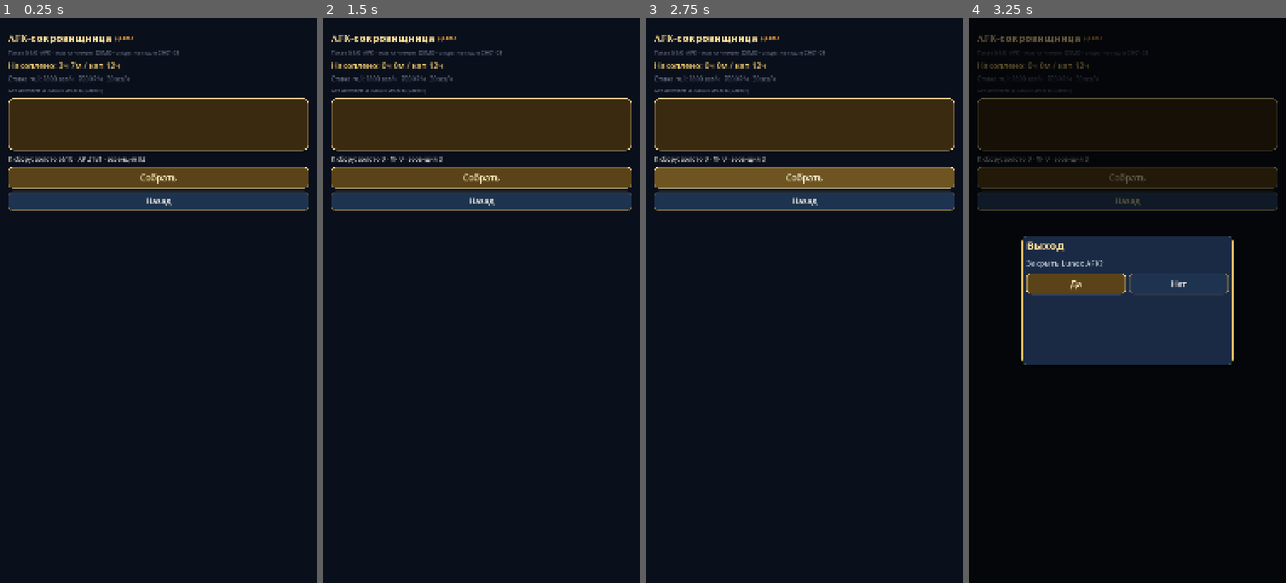
Above: before the commit, frames 1-4 (left to right).
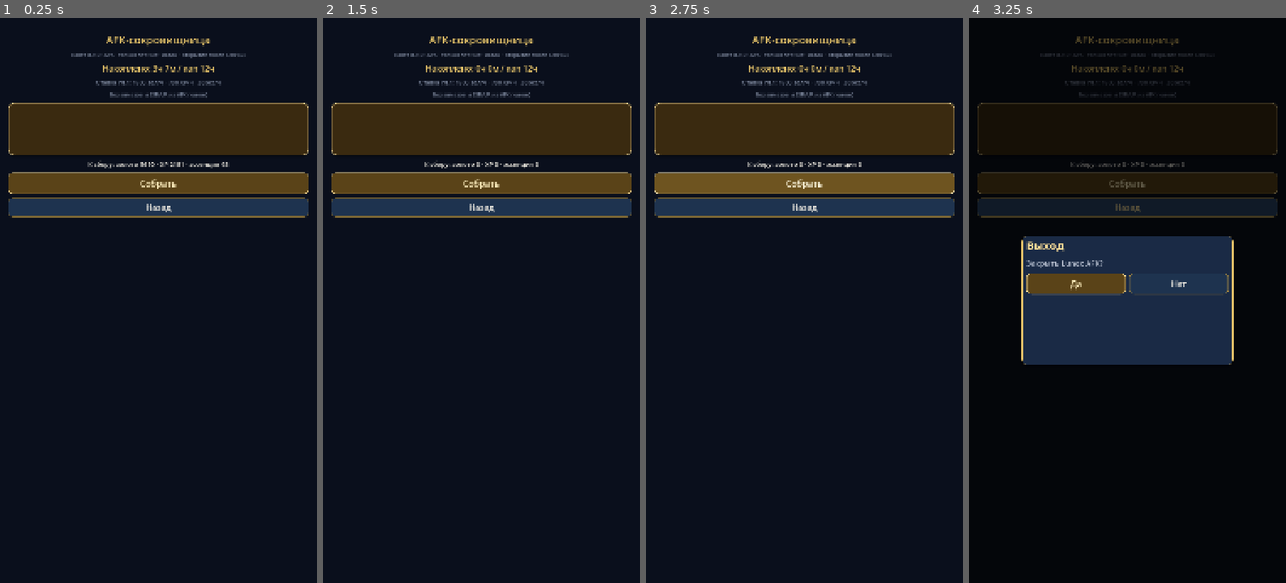
Above: after the commit, the same moments.

Repository: maillunex-lang/number5
Game: Godot game, scene res://scenes/features/afk_rewards.tscn
The game is run twice, just before and just after one commit, with the same random seed, the same clock (stepped at 60 frames per second) and the same inputs. This scene is started directly instead of the project's main scene.
Inputs:
- Up to frame 1 (0.25 s): no input
- Up to frame 2 (1.5 s): click "Собрать" at 0.5 s; click "Понятно" at 1.25 s
- Up to frame 3 (2.75 s): click "Собрать" at 2 s
- Up to frame 4 (3.25 s): click "Назад" at 2.75 s

The runs differ from the first frame. In frame 1, 9.1% of the frame differs, in the area x 2-98%, y 3-36%; in frame 2, 8.9%; in frame 3, 8.9%; in frame 4, 6.0%.

Commit message:
UI-VISUAL wave8: Mail/Shop/AFK Theme chrome + ListHost
Move online feature chrome into .tscn (tabs/list hosts, AFK chest,
shop banner). Keep claim/buy/AFK API flows unchanged.

Co-authored-by: maillunex-lang <maillunex-lang@users.noreply.github.com>

Diff:
--- a/scenes/features/afk_rewards.gd
+++ b/scenes/features/afk_rewards.gd
@@ -1,19 +1,46 @@
 extends Control
-## HUB-02: AFK. Online → CORE-01 /afk; иначе локальный демо-расчёт.
+## HUB-02: chrome в .tscn; статус/claim API без изменений.
 
 var _payload: Dictionary = {}
 var _busy: bool = false
 var _online_status: Dictionary = {}
+var _nav_bound: bool = false
+var _can_claim: bool = false
+var _gold_amt: int = 0
+var _xp_amt: int = 0
+var _ess_amt: int = 0
+
+@onready var _title: Label = $Safe/Scroll/VBox/Title
+@onready var _subtitle: Label = $Safe/Scroll/VBox/Subtitle
+@onready var _accum: Label = $Safe/Scroll/VBox/AccumLabel
+@onready var _rates: Label = $Safe/Scroll/VBox/RatesLabel
+@onready var _chest: Panel = $Safe/Scroll/VBox/Chest
+@onready var _summary: Label = $Safe/Scroll/VBox/SummaryLabel
+@onready var _collect: Button = $Safe/Scroll/VBox/CollectBtn
+@onready var _back: Button = $Safe/Scroll/VBox/BackBtn
 
 func setup(payload: Dictionary = {}) -> void:
 	_payload = payload
 
 func _ready() -> void:
+	_bind_nav()
+	_style_chest()
 	if ApiClient.online:
 		var res := await ApiClient.afk_status()
 		if res.get("ok", false):
 			_online_status = res.get("data", {})
 	_rebuild()
+
+func _bind_nav() -> void:
+	if _nav_bound:
+		return
+	_nav_bound = true
+	_collect.pressed.connect(_on_collect)
+	_back.pressed.connect(func(): ScreenRouter.handle_back())
+
+func _style_chest() -> void:
+	if _chest:
+		_chest.add_theme_stylebox_override("panel", UIFactory.panel_style(Color("3A2A10"), LunexColors.GOLD_BRIGHT, 20, 3))
 
 func _afk_cfg() -> Dictionary:
 	var live: Dictionary = ContentPackageLoader.liveops.get("afk", {})
@@ -22,23 +49,21 @@
 	return ContentPackageLoader.features.get("afk", {})
 
 func _rebuild() -> void:
-	var root := $Safe/Scroll/VBox
-	for c in root.get_children():
-		c.queue_free()
 	var afk := _afk_cfg()
 	var unlock := str(afk.get("unlock_stage", "CH01-03"))
 	var mode := "ONLINE · CORE-01" if ApiClient.online and not _online_status.is_empty() else "DEMO"
+	_title.text = ContentPackageLoader.tr_key("afk.title", "AFK-сокровищница")
+	_subtitle.text = "%s · %s · открытие после %s" % [ContentPackageLoader.package_label(), mode, unlock]
 
-	root.add_child(UIFactory.section_header(ContentPackageLoader.tr_key("afk.title", "AFK-сокровищница")))
-	root.add_child(UIFactory.muted("%s · %s · открытие после %s" % [ContentPackageLoader.package_label(), mode, unlock], 18))
-
-	var gold_amt := 0
-	var xp_amt := 0
-	var ess_amt := 0
+	_gold_amt = 0
+	_xp_amt = 0
+	_ess_amt = 0
 	var h := 0
 	var m := 0
 	var cap_h := int(afk.get("cap_hours", 12))
-	var can_claim := false
+	_can_claim = false
+	_rates.visible = false
+	_rates.text = ""
 
 	if ApiClient.online and not _online_status.is_empty():
 		var sec := int(_online_status.get("accumulated_sec", 0))
@@ -47,11 +72,10 @@
 		m = (sec % 3600) / 60
 		cap_h = maxi(1, cap / 3600)
 		var preview: Dictionary = _online_status.get("preview", {})
-		gold_amt = int(preview.get("gold", 0))
-		xp_amt = int(preview.get("hero_xp", 0))
-		ess_amt = int(preview.get("essence", 0))
-		can_claim = bool(_online_status.get("can_claim", false))
-		root.add_child(UIFactory.label("Накоплено: %dч %dм / кап %dч" % [h, m, cap_h], 28, LunexColors.GOLD))
+		_gold_amt = int(preview.get("gold", 0))
+		_xp_amt = int(preview.get("hero_xp", 0))
+		_ess_amt = int(preview.get("essence", 0))
+		_can_claim = bool(_online_status.get("can_claim", false))
 	else:
 		var rates: Array = afk.get("rates_by_chapter", [])
 		var ch1: Dictionary = rates[0] if rates.size() > 0 else {}
@@ -62,28 +86,17 @@
 		h = sec / 3600
 		m = (sec % 3600) / 60
 		var hours := float(sec) / 3600.0
-		gold_amt = int(floor(gold_h * hours))
-		xp_amt = int(floor(xp_h * hours))
-		ess_amt = int(floor(ess_h * hours))
-		can_claim = sec > 0
-		root.add_child(UIFactory.label("Накоплено: %dч %dм / кап %dч" % [h, m, cap_h], 28, LunexColors.GOLD))
-		root.add_child(UIFactory.muted("Ставка гл.1: %d зол/ч · %d XP/ч · %d эсс/ч" % [gold_h, xp_h, ess_h], 20))
+		_gold_amt = int(floor(gold_h * hours))
+		_xp_amt = int(floor(xp_h * hours))
+		_ess_amt = int(floor(ess_h * hours))
+		_can_claim = sec > 0
+		_rates.visible = true
+		_rates.text = "Ставка гл.1: %d зол/ч · %d XP/ч · %d эсс/ч" % [gold_h, xp_h, ess_h]
 
-	root.add_child(UIFactory.muted("Без алмазов и SSR/UR из AFK (канон)", 18))
-	var chest := Panel.new()
-	chest.custom_minimum_size = Vector2(0, 180)
-	chest.add_theme_stylebox_override("panel", UIFactory.panel_style(Color("3A2A10"), LunexColors.GOLD_BRIGHT, 20, 3))
-	root.add_child(chest)
-	root.add_child(UIFactory.label("К сбору: золото %d · XP %d · эссенция %d" % [gold_amt, xp_amt, ess_amt], 22))
+	_accum.text = "Накоплено: %dч %dм / кап %dч" % [h, m, cap_h]
+	_summary.text = "К сбору: золото %d · XP %d · эссенция %d" % [_gold_amt, _xp_amt, _ess_amt]
 
-	var collect := UIFactory.gold_button("Собрать")
-	collect.pressed.connect(func(): _collect(can_claim, gold_amt, xp_amt, ess_amt))
-	root.add_child(collect)
-	var back := UIFactory.fantasy_button("Назад")
-	back.pressed.connect(func(): ScreenRouter.handle_back())
-	root.add_child(back)
-
-func _collect(can_claim: bool, gold_amt: int, xp_amt: int, ess_amt: int) -> void:
+func _on_collect() -> void:
 	if _busy:
 		return
 	_busy = true
@@ -104,16 +117,16 @@
 			_busy = false
 			return
 		NotificationManager.warn("AFK online недоступен · демо")
-	if not can_claim:
+	if not _can_claim:
 		NotificationManager.info("Пока нечего собирать")
 		_busy = false
 		return
-	AppState.add_demo_rewards(gold_amt, 0)
+	AppState.add_demo_rewards(_gold_amt, 0)
 	DemoData.afk_seconds_accumulated = 0
 	ModalManager.push_rewards("AFK-награды (DEMO)", [
-		"Золото ×%d" % gold_amt,
-		"Опыт героя ×%d" % xp_amt,
-		"Эссенция ×%d" % ess_amt,
+		"Золото ×%d" % _gold_amt,
+		"Опыт героя ×%d" % _xp_amt,
+		"Эссенция ×%d" % _ess_amt,
 	])
 	_rebuild()
 	_busy = false
--- a/scenes/features/afk_rewards.tscn
+++ b/scenes/features/afk_rewards.tscn
@@ -1,4 +1,4 @@
-[gd_scene load_steps=2 format=3]
+[gd_scene load_steps=2 format=3 uid="uid://lunexafkrewards"]
 
 [ext_resource type="Script" path="res://scenes/features/afk_rewards.gd" id="1"]
 
@@ -29,9 +29,74 @@
 
 [node name="Scroll" type="ScrollContainer" parent="Safe"]
 layout_mode = 2
+size_flags_vertical = 3
 horizontal_scroll_mode = 0
 
 [node name="VBox" type="VBoxContainer" parent="Safe/Scroll"]
 layout_mode = 2
 size_flags_horizontal = 3
-theme_override_constants/separation = 12
+theme_override_constants/separation = 14
+
+[node name="Title" type="Label" parent="Safe/Scroll/VBox"]
+layout_mode = 2
+theme_override_colors/font_color = Color(0.909804, 0.772549, 0.415686, 1)
+theme_override_font_sizes/font_size = 36
+text = "AFK-сокровищница"
+horizontal_alignment = 1
+
+[node name="Subtitle" type="Label" parent="Safe/Scroll/VBox"]
+layout_mode = 2
+theme_override_colors/font_color = Color(0.478431, 0.517647, 0.6, 1)
+theme_override_font_sizes/font_size = 18
+text = "Пакет · режим · unlock"
+horizontal_alignment = 1
+autowrap_mode = 3
+
+[node name="AccumLabel" type="Label" parent="Safe/Scroll/VBox"]
+layout_mode = 2
+theme_override_colors/font_color = Color(0.909804, 0.772549, 0.415686, 1)
+theme_override_font_sizes/font_size = 28
+text = "Накоплено: 0ч 0м / кап 12ч"
+horizontal_alignment = 1
+autowrap_mode = 3
+
+[node name="RatesLabel" type="Label" parent="Safe/Scroll/VBox"]
+visible = false
+layout_mode = 2
+theme_override_colors/font_color = Color(0.478431, 0.517647, 0.6, 1)
+theme_override_font_sizes/font_size = 20
+text = ""
+horizontal_alignment = 1
+autowrap_mode = 3
+
+[node name="CanonLabel" type="Label" parent="Safe/Scroll/VBox"]
+layout_mode = 2
+theme_override_colors/font_color = Color(0.478431, 0.517647, 0.6, 1)
+theme_override_font_sizes/font_size = 18
+text = "Без алмазов и SSR/UR из AFK (канон)"
+horizontal_alignment = 1
+autowrap_mode = 3
+
+[node name="Chest" type="Panel" parent="Safe/Scroll/VBox"]
+custom_minimum_size = Vector2(0, 180)
+layout_mode = 2
+theme_type_variation = &"GamePanel"
+
+[node name="SummaryLabel" type="Label" parent="Safe/Scroll/VBox"]
+layout_mode = 2
+theme_override_font_sizes/font_size = 22
+text = "К сбору: золото 0 · XP 0 · эссенция 0"
+horizontal_alignment = 1
+autowrap_mode = 3
+
+[node name="CollectBtn" type="Button" parent="Safe/Scroll/VBox"]
+custom_minimum_size = Vector2(0, 72)
+layout_mode = 2
+theme_type_variation = &"GoldButton"
+text = "Собрать"
+
+[node name="BackBtn" type="Button" parent="Safe/Scroll/VBox"]
+custom_minimum_size = Vector2(0, 64)
+layout_mode = 2
+theme_type_variation = &"GameButton"
+text = "Назад"
--- a/scenes/features/mail.gd
+++ b/scenes/features/mail.gd
@@ -1,18 +1,34 @@
 extends Control
-## SOCIAL-04: почта. Online → CORE-01 /mail; иначе demo_inbox.
+## SOCIAL-04: chrome в .tscn; ListHost — MailItem; claim API без изменений.
 
 var _payload: Dictionary = {}
 var _filter: String = "all"
 var _busy: bool = false
 var _messages: Array = []
 var _from_server: bool = false
+var _nav_bound: bool = false
+
+@onready var _title: Label = $Safe/Scroll/VBox/Title
+@onready var _subtitle: Label = $Safe/Scroll/VBox/Subtitle
+@onready var _tabs: HBoxContainer = $Safe/Scroll/VBox/TabsHost
+@onready var _list: VBoxContainer = $Safe/Scroll/VBox/ListHost
+@onready var _claim_all: Button = $Safe/Scroll/VBox/ClaimAllBtn
+@onready var _back: Button = $Safe/Scroll/VBox/BackBtn
 
 func setup(payload: Dictionary = {}) -> void:
 	_payload = payload
 
 func _ready() -> void:
+	_bind_nav()
 	await _load_inbox()
 	_rebuild()
+
+func _bind_nav() -> void:
+	if _nav_bound:
+		return
+	_nav_bound = true
+	_claim_all.pressed.connect(_claim_all_pressed)
+	_back.pressed.connect(func(): ScreenRouter.handle_back())
 
 func _pack() -> Dictionary:
 	return ContentPackageLoader.mail_pack
@@ -31,31 +47,30 @@
 		_messages.append(m_raw)
 
 func _rebuild() -> void:
-	var root := $Safe/Scroll/VBox
-	for c in root.get_children():
-		c.queue_free()
 	var pack := _pack()
 	var mode := "ONLINE" if _from_server else "DEMO"
-	root.add_child(UIFactory.section_header(ContentPackageLoader.tr_key("mail.title", "Почта")))
-	root.add_child(UIFactory.muted("%s · %s · %s" % [
+	_title.text = ContentPackageLoader.tr_key("mail.title", "Почта")
+	_subtitle.text = "%s · %s · %s" % [
 		ContentPackageLoader.package_label(),
 		mode,
 		str(pack.get("disclaimer", ContentPackageLoader.tr_key("meta.demo", "DEMO"))),
-	], 18))
-	root.add_child(UIFactory.muted("Не переписка игроков · чтение ≠ claim", 16))
-
-	var tabs := UIFactory.hbox(8)
-	root.add_child(tabs)
+	]
+	for c in _tabs.get_children():
+		c.queue_free()
 	for t in [["all", "Все"], ["reward", "Награды"], ["system", "Система"]]:
-		var b := UIFactory.fantasy_button(t[1])
+		var b := Button.new()
+		b.text = t[1]
 		b.custom_minimum_size = Vector2(140, 44)
+		b.theme_type_variation = &"GameButton"
 		var key: String = t[0]
 		b.pressed.connect(func():
 			_filter = key
 			_rebuild()
 		)
-		tabs.add_child(b)
+		_tabs.add_child(b)
 
+	for c in _list.get_children():
+		c.queue_free()
 	var shown := 0
 	var item_scene: PackedScene = load("res://scenes/ui/components/mail_item.tscn")
 	for m_raw in _messages:
@@ -74,18 +89,15 @@
 			parts.append("%s×%s" % [str(a.get("resource_id", "")), str(a.get("amount", 0))])
 		var mid := str(m.get("id", ""))
 		item.claim_pressed.connect(func(_id): _claim_one(mid, parts))
-		root.add_child(item)
+		_list.add_child(item)
 
 	if shown == 0:
-		root.add_child(UIFactory.muted("Пусто", 20))
-
-	var claim_all := UIFactory.fantasy_button("Забрать всё")
-	claim_all.pressed.connect(_claim_all)
-	root.add_child(claim_all)
-
-	var back := UIFactory.fantasy_button("Назад")
-	back.pressed.connect(func(): ScreenRouter.handle_back())
-	root.add_child(back)
+		var empty := Label.new()
+		empty.text = "Пусто"
+		empty.add_theme_font_size_override("font_size", 20)
+		empty.add_theme_color_override("font_color", LunexColors.TEXT_MUTED)
+		empty.horizontal_alignment = HORIZONTAL_ALIGNMENT_CENTER
+		_list.add_child(empty)
 
 func _claim_one(mail_id: String, parts: PackedStringArray) -> void:
 	if _busy:
@@ -110,7 +122,7 @@
 	ModalManager.push_rewards("Почта (DEMO)", parts)
 	_busy = false
 
-func _claim_all() -> void:
+func _claim_all_pressed() -> void:
 	if _busy:
 		return
 	_busy = true
--- a/scenes/features/mail.tscn
+++ b/scenes/features/mail.tscn
@@ -1,4 +1,4 @@
-[gd_scene load_steps=2 format=3]
+[gd_scene load_steps=2 format=3 uid="uid://lunexmailhub"]
 
 [ext_resource type="Script" path="res://scenes/features/mail.gd" id="1"]
 
@@ -29,9 +29,54 @@
 
 [node name="Scroll" type="ScrollContainer" parent="Safe"]
 layout_mode = 2
+size_flags_vertical = 3
 horizontal_scroll_mode = 0
 
 [node name="VBox" type="VBoxContainer" parent="Safe/Scroll"]
 layout_mode = 2
 size_flags_horizontal = 3
-theme_override_constants/separation = 12
+theme_override_constants/separation = 14
+
+[node name="Title" type="Label" parent="Safe/Scroll/VBox"]
+layout_mode = 2
+theme_override_colors/font_color = Color(0.909804, 0.772549, 0.415686, 1)
+theme_override_font_sizes/font_size = 36
+text = "Почта"
+horizontal_alignment = 1
+
+[node name="Subtitle" type="Label" parent="Safe/Scroll/VBox"]
+layout_mode = 2
+theme_override_colors/font_color = Color(0.478431, 0.517647, 0.6, 1)
+theme_override_font_sizes/font_size = 18
+text = "Пакет · режим"
+horizontal_alignment = 1
+autowrap_mode = 3
+
+[node name="Hint" type="Label" parent="Safe/Scroll/VBox"]
+layout_mode = 2
+theme_override_colors/font_color = Color(0.478431, 0.517647, 0.6, 1)
+theme_override_font_sizes/font_size = 16
+text = "Не переписка игроков · чтение ≠ claim"
+horizontal_alignment = 1
+autowrap_mode = 3
+
+[node name="TabsHost" type="HBoxContainer" parent="Safe/Scroll/VBox"]
+layout_mode = 2
+theme_override_constants/separation = 8
+
+[node name="ListHost" type="VBoxContainer" parent="Safe/Scroll/VBox"]
+layout_mode = 2
+size_flags_horizontal = 3
+theme_override_constants/separation = 10
+
+[node name="ClaimAllBtn" type="Button" parent="Safe/Scroll/VBox"]
+custom_minimum_size = Vector2(0, 64)
+layout_mode = 2
+theme_type_variation = &"GameButton"
+text = "Забрать всё"
+
+[node name="BackBtn" type="Button" parent="Safe/Scroll/VBox"]
+custom_minimum_size = Vector2(0, 64)
+layout_mode = 2
+theme_type_variation = &"GameButton"
+text = "Назад"
--- a/scenes/features/shop.gd
+++ b/scenes/features/shop.gd
@@ -1,14 +1,27 @@
 extends Control
-## HUB-06: VIRTUAL_FREE магазин. Online → store orders/confirm-test; иначе демо.
+## HUB-06: chrome/banner в .tscn; ListHost — ShopOfferCard; buy API без изменений.
 
 var _payload: Dictionary = {}
 var _busy: bool = false
 var _offers: Array = []
+var _nav_bound: bool = false
+
+const CATEGORIES: Array[String] = ["Рекомендуем", "Алмазы", "Наборы", "Подписки", "VIP", "Пропуск", "Косметика", "История"]
+var _selected_category: String = "Рекомендуем"
+
+@onready var _title: Label = $Safe/Scroll/VBox/Title
+@onready var _subtitle: Label = $Safe/Scroll/VBox/Subtitle
+@onready var _tabs: HBoxContainer = $Safe/Scroll/VBox/TabsScroll/TabsHost
+@onready var _category: Label = $Safe/Scroll/VBox/CategoryLabel
+@onready var _list: VBoxContainer = $Safe/Scroll/VBox/ListHost
+@onready var _links: HBoxContainer = $Safe/Scroll/VBox/LinksHost
+@onready var _back: Button = $Safe/Scroll/VBox/BackBtn
 
 func setup(payload: Dictionary = {}) -> void:
 	_payload = payload
 
 func _ready() -> void:
+	_bind_nav()
 	_offers = ContentPackageLoader.economy.get("offers", [])
 	if _offers.is_empty():
 		_offers = ContentPackageLoader.features.get("shop_offers", [])
@@ -21,15 +34,20 @@
 				_offers = remote
 	_rebuild()
 
-func _shop_text(value: String, size: int = 23, color: Color = LunexColors.TEXT_PRIMARY) -> Label:
-	var node: Label = UIFactory.label(value, size, color)
-	node.autowrap_mode = TextServer.AUTOWRAP_WORD_SMART
-	node.size_flags_horizontal = Control.SIZE_EXPAND_FILL
-	node.custom_minimum_size.x = 0
-	return node
-
-const CATEGORIES: Array[String] = ["Рекомендуем", "Алмазы", "Наборы", "Подписки", "VIP", "Пропуск", "Косметика", "История"]
-var _selected_category: String = "Рекомендуем"
+func _bind_nav() -> void:
+	if _nav_bound:
+		return
+	_nav_bound = true
+	_back.pressed.connect(func(): ScreenRouter.handle_back())
+	for entry in [{"label": "VIP-центр", "route": "HUB-07"}, {"label": "Пропуск", "route": "HUB-08"}]:
+		var action := Button.new()
+		action.text = str(entry["label"])
+		action.size_flags_horizontal = Control.SIZE_EXPAND_FILL
+		action.custom_minimum_size.y = 78
+		action.theme_type_variation = &"GameButton"
+		var route := str(entry["route"])
+		action.pressed.connect(func(): ScreenRouter.go(route))
+		_links.add_child(action)
 
 func _category_of(offer: Dictionary) -> String:
 	var key: String = ("%s %s %s" % [str(offer.get("sku", offer.get("id", ""))), str(offer.get("title", offer.get("name", ""))), str(offer.get("category", ""))]).to_lower()
@@ -46,36 +64,34 @@
 	return "Наборы"
 
 func _rebuild() -> void:
-	var root: VBoxContainer = $Safe/Scroll/VBox
-	for child in root.get_children():
-		root.remove_child(child)
+	var mode := "ONLINE" if ApiClient.online else "DEMO"
+	_title.text = "✦ ТОРГОВАЯ ПЛОЩАДЬ"
+	_subtitle.text = "Фэнтезийная лавка · %s · %s" % [ContentPackageLoader.package_label(), mode]
+	_category.text = _selected_category
+
+	for child in _tabs.get_children():
 		child.queue_free()
-	root.add_child(_shop_text("✦ ТОРГОВАЯ ПЛОЩАДЬ", 35, LunexColors.GOLD))
-	var mode := "ONLINE" if ApiClient.online else "DEMO"
-	root.add_child(_shop_text("Фэнтезийная лавка · %s · %s" % [ContentPackageLoader.package_label(), mode], 19, LunexColors.TEXT_MUTED))
-	var banner := UIFactory.panel(Color(0.15, 0.12, 0.22))
-	root.add_child(banner)
-	var banner_box := UIFactory.vbox(10)
-	banner.add_child(banner_box)
-	banner_box.add_child(_shop_text("✧ МАГИЧЕСКАЯ ВИТРИНА ✧", 31, LunexColors.GOLD))
-	banner_box.add_child(_shop_text("[ МЕСТО ДЛЯ ТЕМАТИЧЕСКОГО АРТА ]", 23))
-	banner_box.add_child(_shop_text("Все покупки бесплатны · Без списаний", 23, LunexColors.GOLD))
-	var tabs_scroll := ScrollContainer.new()
-	tabs_scroll.custom_minimum_size.y = 86
-	tabs_scroll.horizontal_scroll_mode = ScrollContainer.SCROLL_MODE_AUTO
-	tabs_scroll.vertical_scroll_mode = ScrollContainer.SCROLL_MODE_DISABLED
-	root.add_child(tabs_scroll)
-	var tabs := UIFactory.hbox(10)
-	tabs_scroll.add_child(tabs)
 	for category in CATEGORIES:
-		var tab := UIFactory.fantasy_button(category)
+		var tab := Button.new()
+		tab.text = category
 		tab.custom_minimum_size = Vector2(160, 70)
+		tab.theme_type_variation = &"GameButton"
 		tab.add_theme_font_size_override("font_size", 22)
-		tab.pressed.connect(func(): _selected_category = category; _rebuild())
-		tabs.add_child(tab)
-	root.add_child(_shop_text(_selected_category, 30, LunexColors.GOLD))
+		tab.pressed.connect(func():
+			_selected_category = category
+			_rebuild()
+		)
+		_tabs.add_child(tab)
+
+	for child in _list.get_children():
+		child.queue_free()
 	if _selected_category == "История":
-		root.add_child(_shop_text("История покупок: раздел оформления пока заглушка.", 23))
+		var hist := Label.new()
+		hist.text = "История покупок: раздел оформления пока заглушка."
+		hist.add_theme_font_size_override("font_size", 23)
+		hist.autowrap_mode = TextServer.AUTOWRAP_WORD_SMART
+		hist.size_flags_horizontal = Control.SIZE_EXPAND_FILL
+		_list.add_child(hist)
 	else:
 		var shown := 0
 		for raw in _offers:
@@ -84,25 +100,16 @@
 			var offer: Dictionary = raw
 			if _selected_category != "Рекомендуем" and _category_of(offer) != _selected_category:
 				continue
-			_add_offer(root, offer)
+			_add_offer(offer)
 			shown += 1
 		if shown == 0:
-			root.add_child(_shop_text("В этой категории пока нет предложений.", 23))
-	var links := UIFactory.hbox(10)
-	root.add_child(links)
-	for entry in [{"label":"VIP-центр", "route":"HUB-07"}, {"label":"Пропуск", "route":"HUB-08"}]:
-		var action := UIFactory.fantasy_button(str(entry["label"]))
-		action.size_flags_horizontal = Control.SIZE_EXPAND_FILL
-		action.custom_minimum_size.y = 78
-		var route := str(entry["route"])
-		action.pressed.connect(func(): ScreenRouter.go(route))
-		links.add_child(action)
-	var back := UIFactory.fantasy_button("← Назад")
-	back.custom_minimum_size.y = 80
-	back.pressed.connect(func(): ScreenRouter.handle_back())
-	root.add_child(back)
+			var empty := Label.new()
+			empty.text = "В этой категории пока нет предложений."
+			empty.add_theme_font_size_override("font_size", 23)
+			empty.autowrap_mode = TextServer.AUTOWRAP_WORD_SMART
+			_list.add_child(empty)
 
-func _add_offer(root: VBoxContainer, offer: Dictionary) -> void:
+func _add_offer(offer: Dictionary) -> void:
 	var title: String = str(offer.get("title", offer.get("name", "Предложение")))
 	var sku: String = str(offer.get("sku", offer.get("id", title)))
 	var grants: Array = offer.get("grants", []) as Array
@@ -113,7 +120,7 @@
 	card.buy_pressed.connect(func(_sku: String) -> void:
 		_buy(sku, title, disclaimer, grants)
 	)
-	root.add_child(card)
+	_list.add_child(card)
 
 func _buy(sku: String, title: String, disclaimer: String, grants: Array) -> void:
 	if _busy:
--- a/scenes/features/shop.tscn
+++ b/scenes/features/shop.tscn
@@ -1,4 +1,4 @@
-[gd_scene load_steps=2 format=3]
+[gd_scene load_steps=2 format=3 uid="uid://lunexshophub"]
 
 [ext_resource type="Script" path="res://scenes/features/shop.gd" id="1"]
 
@@ -29,6 +29,7 @@
 
 [node name="Scroll" type="ScrollContainer" parent="Safe"]
 layout_mode = 2
+size_flags_vertical = 3
 horizontal_scroll_mode = 0
 size_flags_horizontal = 3
 
@@ -36,3 +37,88 @@
 layout_mode = 2
 size_flags_horizontal = 3
 theme_override_constants/separation = 12
+
+[node name="Title" type="Label" parent="Safe/Scroll/VBox"]
+layout_mode = 2
+theme_override_colors/font_color = Color(0.909804, 0.772549, 0.415686, 1)
+theme_override_font_sizes/font_size = 35
+text = "✦ ТОРГОВАЯ ПЛОЩАДЬ"
+horizontal_alignment = 1
+autowrap_mode = 3
+
+[node name="Subtitle" type="Label" parent="Safe/Scroll/VBox"]
+layout_mode = 2
+theme_override_colors/font_color = Color(0.478431, 0.517647, 0.6, 1)
+theme_override_font_sizes/font_size = 19
+text = "Фэнтезийная лавка"
+horizontal_alignment = 1
+autowrap_mode = 3
+
+[node name="Banner" type="PanelContainer" parent="Safe/Scroll/VBox"]
+layout_mode = 2
+theme_type_variation = &"GamePanel"
+
+[node name="BannerPad" type="MarginContainer" parent="Safe/Scroll/VBox/Banner"]
+layout_mode = 2
+theme_override_constants/margin_left = 14
+theme_override_constants/margin_top = 12
+theme_override_constants/margin_right = 14
+theme_override_constants/margin_bottom = 12
+
+[node name="BannerBox" type="VBoxContainer" parent="Safe/Scroll/VBox/Banner/BannerPad"]
+layout_mode = 2
+theme_override_constants/separation = 10
+
+[node name="BannerTitle" type="Label" parent="Safe/Scroll/VBox/Banner/BannerPad/BannerBox"]
+layout_mode = 2
+theme_override_colors/font_color = Color(0.909804, 0.772549, 0.415686, 1)
+theme_override_font_sizes/font_size = 31
+text = "✧ МАГИЧЕСКАЯ ВИТРИНА ✧"
+horizontal_alignment = 1
+autowrap_mode = 3
+
+[node name="BannerArt" type="Label" parent="Safe/Scroll/VBox/Banner/BannerPad/BannerBox"]
+layout_mode = 2
+theme_override_font_sizes/font_size = 23
+text = "[ МЕСТО ДЛЯ ТЕМАТИЧЕСКОГО АРТА ]"
+horizontal_alignment = 1
+autowrap_mode = 3
+
+[node name="BannerNote" type="Label" parent="Safe/Scroll/VBox/Banner/BannerPad/BannerBox"]
+layout_mode = 2
+theme_override_colors/font_color = Color(0.909804, 0.772549, 0.415686, 1)
+theme_override_font_sizes/font_size = 23
+text = "Все покупки бесплатны · Без списаний"
+horizontal_alignment = 1
+autowrap_mode = 3
+
+[node name="TabsScroll" type="ScrollContainer" parent="Safe/Scroll/VBox"]
+custom_minimum_size = Vector2(0, 86)
+layout_mode = 2
+vertical_scroll_mode = 0
+
+[node name="TabsHost" type="HBoxContainer" parent="Safe/Scroll/VBox/TabsScroll"]
+layout_mode = 2
+theme_override_constants/separation = 10
+
+[node name="CategoryLabel" type="Label" parent="Safe/Scroll/VBox"]
+layout_mode = 2
+theme_override_colors/font_color = Color(0.909804, 0.772549, 0.415686, 1)
+theme_override_font_sizes/font_size = 30
+text = "Рекомендуем"
+horizontal_alignment = 1
+
+[node name="ListHost" type="VBoxContainer" parent="Safe/Scroll/VBox"]
+layout_mode = 2
+size_flags_horizontal = 3
+theme_override_constants/separation = 10
+
+[node name="LinksHost" type="HBoxContainer" parent="Safe/Scroll/VBox"]
+layout_mode = 2
+theme_override_constants/separation = 10
+
+[node name="BackBtn" type="Button" parent="Safe/Scroll/VBox"]
+custom_minimum_size = Vector2(0, 80)
+layout_mode = 2
+theme_type_variation = &"GameButton"
+text = "← Назад"
--- a/scenes/ui/preview/ui_preview_root.gd
+++ b/scenes/ui/preview/ui_preview_root.gd
@@ -20,6 +20,7 @@
 	"Wave5 VIP/Social/Result": "_show_wave5",
 	"Wave5+ Chat/Friends/Rank": "_show_wave5_plus",
 	"Wave6 demos": "_show_wave6",
+	"Mail/Shop/AFK": "_show_online_lists",
 }
 
 func _ready() -> void:
@@ -293,3 +294,26 @@
 			_host.add_child(sc)
 		)
 		col.add_child(btn)
+
+func _show_online_lists() -> void:
+	_clear_host()
+	_hint.text = "Online lists: Mail · Shop · AFK Theme chrome"
+	var col := VBoxContainer.new()
+	col.add_theme_constant_override("separation", 14)
+	col.set_anchors_and_offsets_preset(Control.PRESET_FULL_RECT)
+	_host.add_child(col)
+	for path in [
+		"res://scenes/features/mail.tscn",
+		"res://scenes/features/shop.tscn",
+		"res://scenes/features/afk_rewards.tscn",
+	]:
+		var btn := UIFactory.fantasy_button(path.get_file(), 56)
+		var p: String = path
+		btn.pressed.connect(func():
+			_clear_host()
+			_hint.text = p
+			var sc: Control = (load(p) as PackedScene).instantiate()
+			sc.set_anchors_and_offsets_preset(Control.PRESET_FULL_RECT)
+			_host.add_child(sc)
+		)
+		col.add_child(btn)
Not shown, changed: docs/AI_HANDOFF.md
Not shown, changed: docs/ROADMAP.md
Not shown, changed: docs/STATUS.md
Not shown, changed: docs/UI_VISUAL_AUDIT.md
